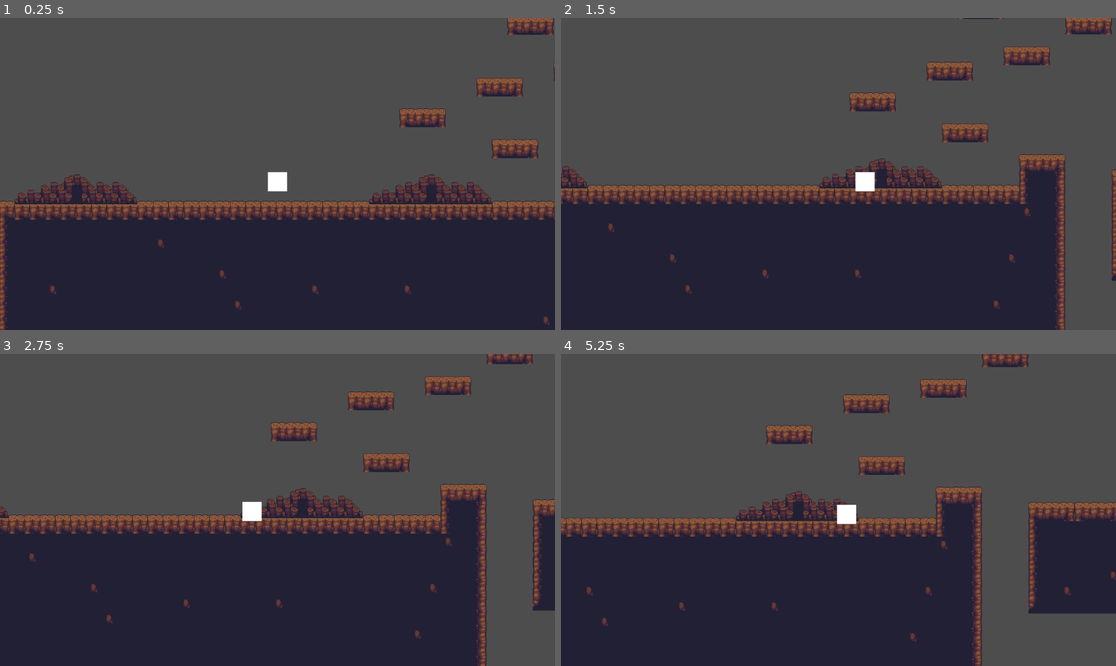
Above: before the commit, frames 1-4 (two rows, left to right).
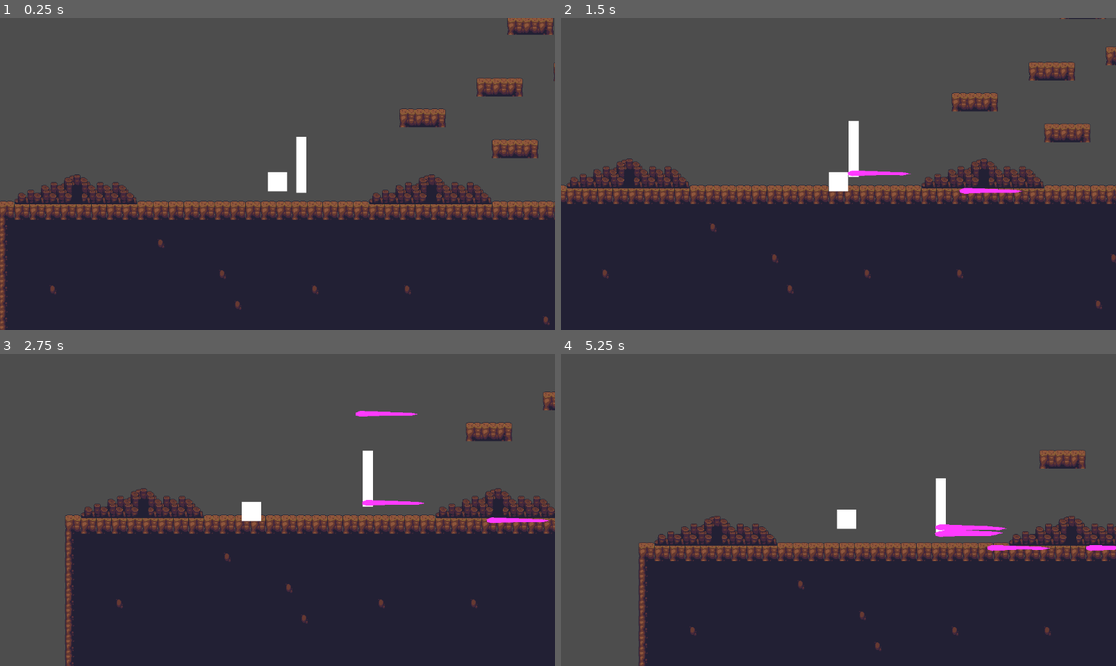
Above: after the commit, the same moments.

Repository: Robot-person487/cje
Game: Godot game, scene res://game_play.tscn
Two runs of this game, one before a commit and one after it. Both use one fixed random seed, a clock stepped at 60 frames per second and the inputs below.
Inputs (mouse positions are in pixels of both pictures, inside the frame that each line leads up to):
- Up to frame 1 (0.25 s): no input
- Up to frame 2 (1.5 s): tap Enter (ui_accept) at 0.5, 0.77 s; move the mouse to (960, 158) at 0.52 s; hold Right (ui_right) from 0.53 s (still down); click (960, 158) at 0.6 s; move the mouse to (727, 189) at 1.27 s; click (727, 189) at 1.35 s
- Up to frame 3 (2.75 s): tap Enter (ui_accept) at 1.52 s; move the mouse to (333, 441) at 2.02 s; release Right (ui_right) at 2.03 s; hold Left (ui_left) from 2.03 s (still down); click (333, 441) at 2.1 s
- Up to frame 4 (5.25 s): move the mouse to (810, 572) at 2.77 s; release Left (ui_left) at 2.78 s; hold Right (ui_right) 2.78-4.28 s; click (810, 572) at 2.85 s; tap Enter (ui_accept) at 3.02, 3.77, 4.52 s; move the mouse to (1005, 556) at 3.52 s; click (1005, 556) at 3.6 s; move the mouse to (672, 463) at 4.27 s; hold Left (ui_left) 4.28-5.03 s; click (672, 463) at 4.35 s; move the mouse to (866, 510) at 5.02 s; hold Right (ui_right) from 5.03 s (still down); click (866, 510) at 5.1 s

The runs differ from the first frame. In frame 1, 0.3% of the frame differs, in the area x 53-56%, y 38-57%; in frame 2, 16%; in frame 3, 22%; in frame 4, 28%, in the area x 0-100%, y 0-100%.

Commit message:
Add files via upload

Diff:
--- /dev/null
+++ b/new-game-project/arrow.gd
@@ -0,0 +1,9 @@
+extends CharacterBody2D
+
+
+const SPEED = 300.0
+
+
+
+func _physics_process(delta: float) -> void:
+	var collisionInfo = move_and_collide(velocity.normalized()*delta*SPEED)
--- a/new-game-project/arrow.tscn
+++ b/new-game-project/arrow.tscn
@@ -1,21 +1,27 @@
-[gd_scene load_steps=2 format=3 uid="uid://ditgtd4ujhnda"]
+[gd_scene load_steps=3 format=3 uid="uid://dd0jnenyj6fv5"]
 
-[sub_resource type="RectangleShape2D" id="RectangleShape2D_iuyxj"]
-size = Vector2(177, 20)
+[ext_resource type="Script" path="res://arrow.gd" id="1_ect0y"]
 
-[node name="RigidBody2D" type="RigidBody2D"]
+[sub_resource type="RectangleShape2D" id="RectangleShape2D_1w23x"]
+size = Vector2(131, 19.6)
+
+[node name="CharacterBody2D" type="CharacterBody2D"]
+script = ExtResource("1_ect0y")
 
 [node name="Polygon2D" type="Polygon2D" parent="."]
-position = Vector2(-0.0263158, 0)
-scale = Vector2(0.986842, 0.285714)
+position = Vector2(38.5209, -1.4)
+scale = Vector2(0.760449, 0.285714)
 color = Color(1, 0.227451, 1, 1)
 polygon = PackedVector2Array(-2, 0, 11.1733, -14, 150, 0, 170.267, 10, 150, 21, 82.6902, 20.1085, 11.1733, 28, -1, 19)
 
 [node name="Area2D" type="Area2D" parent="."]
+position = Vector2(3.8147e-06, -1.4)
 
 [node name="CollisionShape2D" type="CollisionShape2D" parent="Area2D"]
-position = Vector2(78.5, 0)
-shape = SubResource("RectangleShape2D_iuyxj")
+position = Vector2(101.5, 0.2)
+shape = SubResource("RectangleShape2D_1w23x")
+disabled = true
 
 [node name="CollisionPolygon2D" type="CollisionPolygon2D" parent="."]
-polygon = PackedVector2Array(-2, 0, -1, 6, 11, 8, 148, 6, 168, 3, 147, 0, 12, -4)
+position = Vector2(3.8147e-06, -1.4)
+polygon = PackedVector2Array(61, 0.4, 61, 3.4, 75, 3.4, 60, 1.4, 79, 2.4, 68, -0.6)
--- a/new-game-project/character_body_2d.gd
+++ b/new-game-project/character_body_2d.gd
@@ -1,17 +1,17 @@
 extends CharacterBody2D
+const arrowpath = preload("res://arrow.tscn")
 
 
-const SPEED = 300.0
-const x = 0
-const y = 0
+func shoot():
+	var arrow = arrowpath.instantiate()
 
-func
+	get_parent().add_child(arrow)
+	arrow.position= $Marker2D.global_position
+	arrow.velocity= get_global_mouse_position()-arrow.position
+func _ready():
+	pass
 
 func _physics_process(delta: float) -> void:
-
-	# Handle jump.
-	if Input.is_action_just_pressed("ui_right"):
-
-
-
+	if Input.is_action_just_pressed("Left_click"):
+		shoot()
 	move_and_slide()
--- a/new-game-project/game_play.gd
+++ b/new-game-project/game_play.gd
@@ -9,6 +9,5 @@
 # Called every frame. 'delta' is the elapsed time since the previous frame.
 func _process(delta: float) -> void:
 	if (GlobalVars.getCheck()) :
-		print(GlobalVars.getCheck())
 		GlobalVars.setCheck(false)
 		get_tree().reload_current_scene()
--- a/new-game-project/game_play.tscn
+++ b/new-game-project/game_play.tscn
@@ -1,8 +1,9 @@
-[gd_scene load_steps=13 format=3 uid="uid://bf2swp0685j7c"]
+[gd_scene load_steps=15 format=3 uid="uid://bf2swp0685j7c"]
 
 [ext_resource type="Texture2D" uid="uid://dkuy85r1xh4pv" path="res://cave_tileset.png" id="1_auquh"]
 [ext_resource type="Script" path="res://game_play.gd" id="1_lt1ae"]
 [ext_resource type="Script" path="res://player.gd" id="1_wma5g"]
+[ext_resource type="Script" path="res://character_body_2d.gd" id="4_b5a3u"]
 
 [sub_resource type="TileSetAtlasSource" id="TileSetAtlasSource_g7k4b"]
 texture = ExtResource("1_auquh")
@@ -95,6 +96,9 @@
 	GlobalVars.setCheck(true)
 "
 
+[sub_resource type="RectangleShape2D" id="RectangleShape2D_jyrbn"]
+size = Vector2(20, 114)
+
 [node name="gamePlay" type="Node2D"]
 position = Vector2(-135, 44)
 script = ExtResource("1_lt1ae")
@@ -205,5 +209,23 @@
 offset_right = 3123.0
 offset_bottom = 234.0
 
+[node name="CharacterBody2D" type="CharacterBody2D" parent="."]
+position = Vector2(761, 223)
+script = ExtResource("4_b5a3u")
+
+[node name="CollisionShape2D" type="CollisionShape2D" parent="CharacterBody2D"]
+position = Vector2(0, 47)
+shape = SubResource("RectangleShape2D_jyrbn")
+
+[node name="ColorRect" type="ColorRect" parent="CharacterBody2D"]
+offset_left = -11.0
+offset_top = -11.0
+offset_right = 10.0
+offset_bottom = 105.0
+metadata/_edit_use_anchors_ = true
+
+[node name="Marker2D" type="Marker2D" parent="CharacterBody2D"]
+position = Vector2(113, 48)
+
 [connection signal="area_entered" from="player/Area2D" to="Area2D/DEATH" method="_on_area_2d_area_entered"]
 [connection signal="area_entered" from="Area2D" to="Area2D/DEATH" method="_on_area_2d_area_entered"]
--- /dev/null
+++ b/new-game-project/node_2d.tscn
@@ -0,0 +1,25 @@
+[gd_scene load_steps=3 format=3 uid="uid://b2wnphkaowupe"]
+
+[ext_resource type="Script" path="res://character_body_2d.gd" id="1_wj5di"]
+
+[sub_resource type="RectangleShape2D" id="RectangleShape2D_6fnmh"]
+size = Vector2(20, 114)
+
+[node name="Node2D" type="Node2D"]
+
+[node name="CharacterBody2D" type="CharacterBody2D" parent="."]
+script = ExtResource("1_wj5di")
+
+[node name="CollisionShape2D" type="CollisionShape2D" parent="CharacterBody2D"]
+position = Vector2(0, 47)
+shape = SubResource("RectangleShape2D_6fnmh")
+
+[node name="ColorRect" type="ColorRect" parent="CharacterBody2D"]
+offset_left = -11.0
+offset_top = -11.0
+offset_right = 10.0
+offset_bottom = 105.0
+metadata/_edit_use_anchors_ = true
+
+[node name="Marker2D" type="Marker2D" parent="CharacterBody2D"]
+position = Vector2(21, 44)
--- a/new-game-project/project.godot
+++ b/new-game-project/project.godot
@@ -19,6 +19,14 @@
 
 GlobalVars="*res://global_vars.tscn"
 
+[input]
+
+Left_click={
+"deadzone": 0.5,
+"events": [Object(InputEventMouseButton,"resource_local_to_scene":false,"resource_name":"","device":-1,"window_id":0,"alt_pressed":false,"shift_pressed":false,"ctrl_pressed":false,"meta_pressed":false,"button_mask":1,"position":Vector2(194, 8),"global_position":Vector2(203, 54),"factor":1.0,"button_index":1,"canceled":false,"pressed":true,"double_click":false,"script":null)
+]
+}
+
 [rendering]
 
 renderer/rendering_method="mobile"
